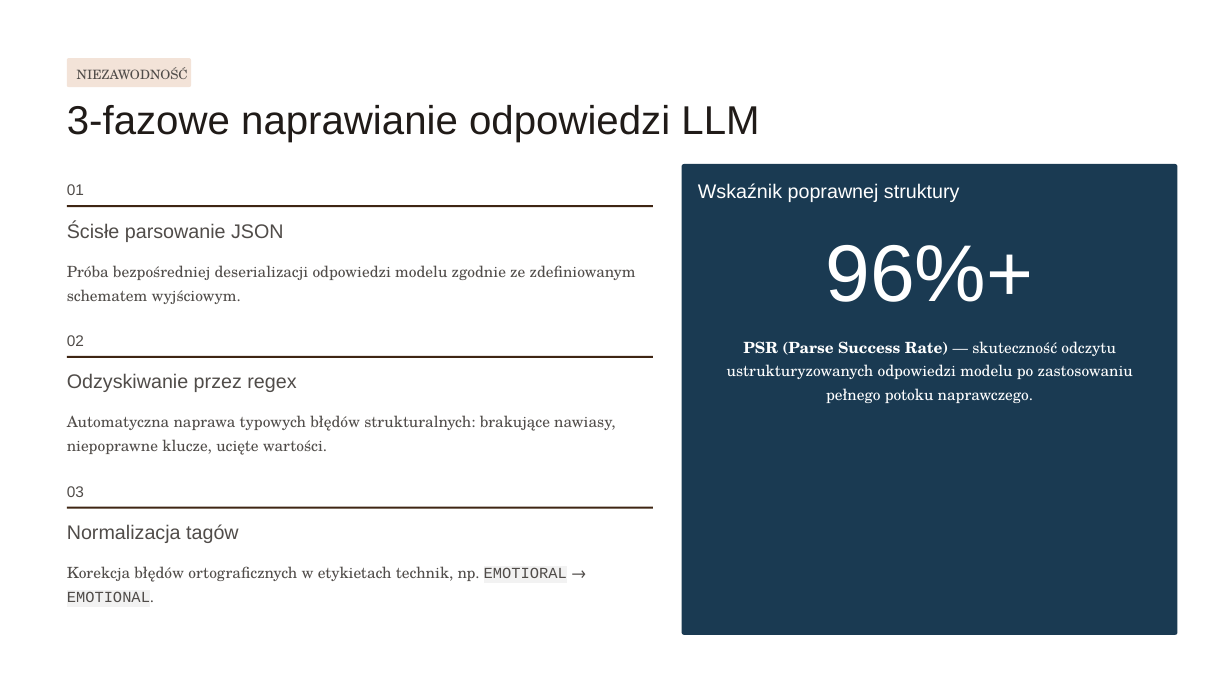
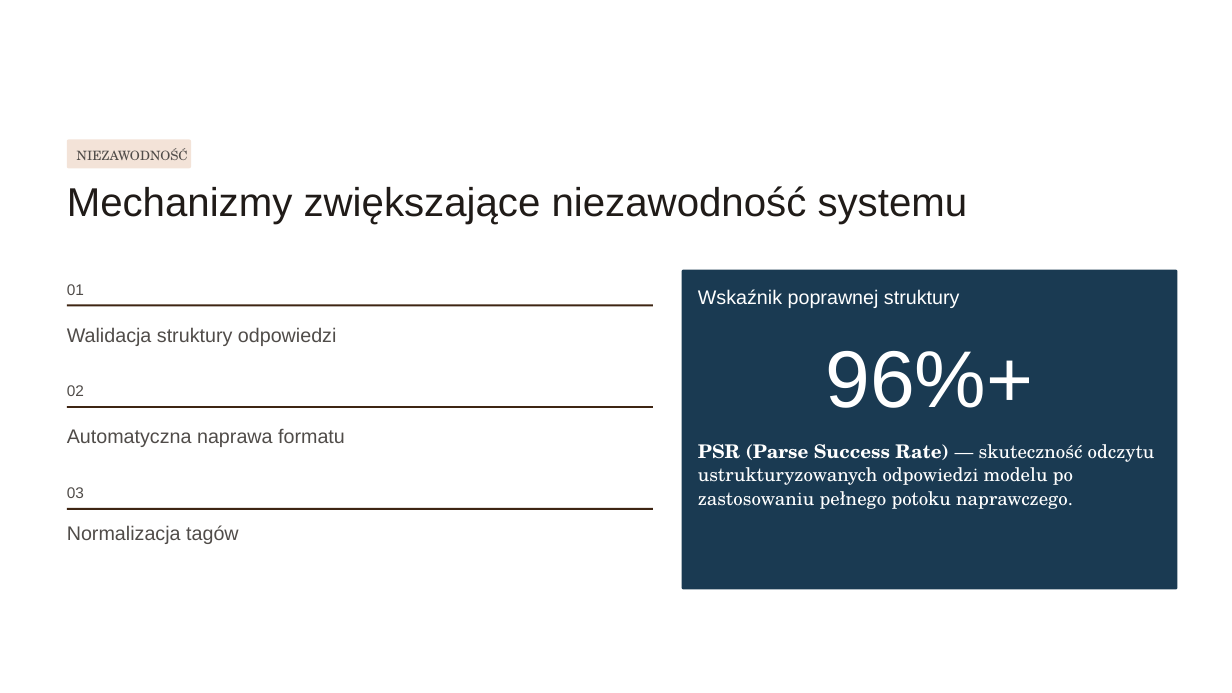
Before and after one commit to vp-1591/projekt-inzynierski, a slide deck: slide 7 of documentation/Projekt_43995.pptx (slide 6 before the commit). Drawn at 1232x693 pixels with LibreOffice and Linux fonts; fonts in the diff are those of the drawing. Boxes give left, top, right and bottom in pixels: in the first picture for what was removed or moved away, otherwise in the second. Text is boxed around its words. In the diff, an @@ line names an element or a change of style, - is before the commit and + after.

```diff
--- a/documentation/Projekt_43995.pptx
+++ b/documentation/Projekt_43995.pptx
@@ text removed at bbox=[67, 105, 759, 143] @@
-3-fazowe naprawianie odpowiedzi LLM
@@ rounded rectangle: place and size @@
-rounded rectangle at bbox=[67, 58, 191, 86]
+rounded rectangle at bbox=[67, 139, 191, 168]
@@ text "NIEZAWODNOŚĆ": place and size @@
-text "NIEZAWODNOŚĆ" at bbox=[77, 67, 188, 79]
+text "NIEZAWODNOŚĆ" at bbox=[77, 148, 188, 160]
@@ text added at bbox=[67, 186, 968, 224], 23.5 pt, text #201B18 @@
+Mechanizmy zwiększające niezawodność systemu
@@ text removed at bbox=[67, 222, 284, 242] @@
-Ścisłe parsowanie JSON
@@ text removed at bbox=[67, 265, 636, 304] @@
-Próba bezpośredniej deserializacji odpowiedzi modelu zgodnie ze zdefiniowanym schematem wyjściowym.
@@ text "01": place and size @@
-text "01" at bbox=[67, 184, 84, 195]
+text "01" at bbox=[67, 284, 84, 295]
@@ rounded rectangle: place and size @@
-rounded rectangle at bbox=[681, 164, 1177, 634]
+rounded rectangle at bbox=[681, 270, 1177, 589]
@@ rectangle: place and size @@
-rectangle at bbox=[67, 206, 653, 208]
+rectangle at bbox=[67, 304, 653, 307]
@@ text added at bbox=[67, 327, 337, 346], 11.5 pt, text #504C49 @@
+Walidacja struktury odpowiedzi
@@ 3 texts: place and size @@
-3 texts at bbox=[698, 183, 1133, 403]
+3 texts at bbox=[698, 289, 1155, 509]
@@ text "02": place and size @@
-text "02" at bbox=[67, 335, 84, 346]
+text "02" at bbox=[67, 385, 84, 396]
@@ text removed at bbox=[67, 373, 296, 392] @@
-Odzyskiwanie przez regex
@@ rectangle: place and size @@
-rectangle at bbox=[67, 356, 653, 359]
+rectangle at bbox=[67, 407, 653, 409]
@@ text at bbox=[67, 429, 345, 447]: text changed; size 9 to 11.5 pt; font TeX Gyre Schola to Arial @@
-Automatyczna naprawa typowych błędów strukturalnych: brakujące nawiasy, niepoprawne klucze, ucięte wartości.
+Automatyczna naprawa formatu
@@ text "PSR (Parse Success Rate) — ..." at bbox=[698, 444, 1155, 509]: size 9 to 11 pt; alignment centre to left @@
@@ text removed at bbox=[67, 566, 567, 602] @@
-Korekcja błędów ortograficznych w etykietach technik, np. EMOTIORAL → EMOTIONAL.
```
Also in this commit, not shown: 5 other slides changed, 1 slide added, 4 other files.
